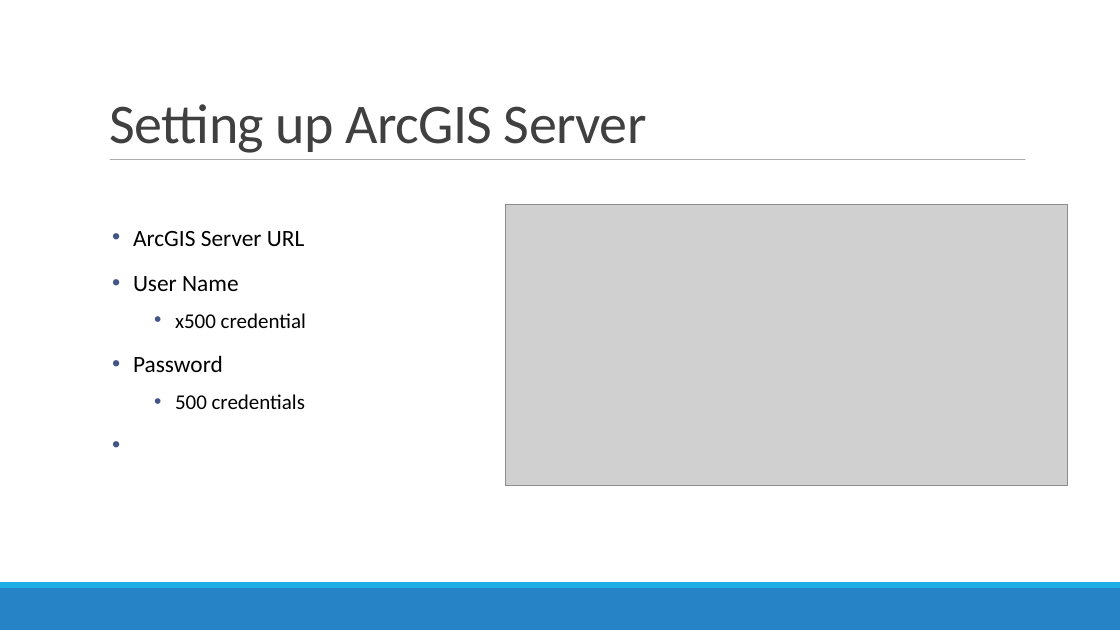
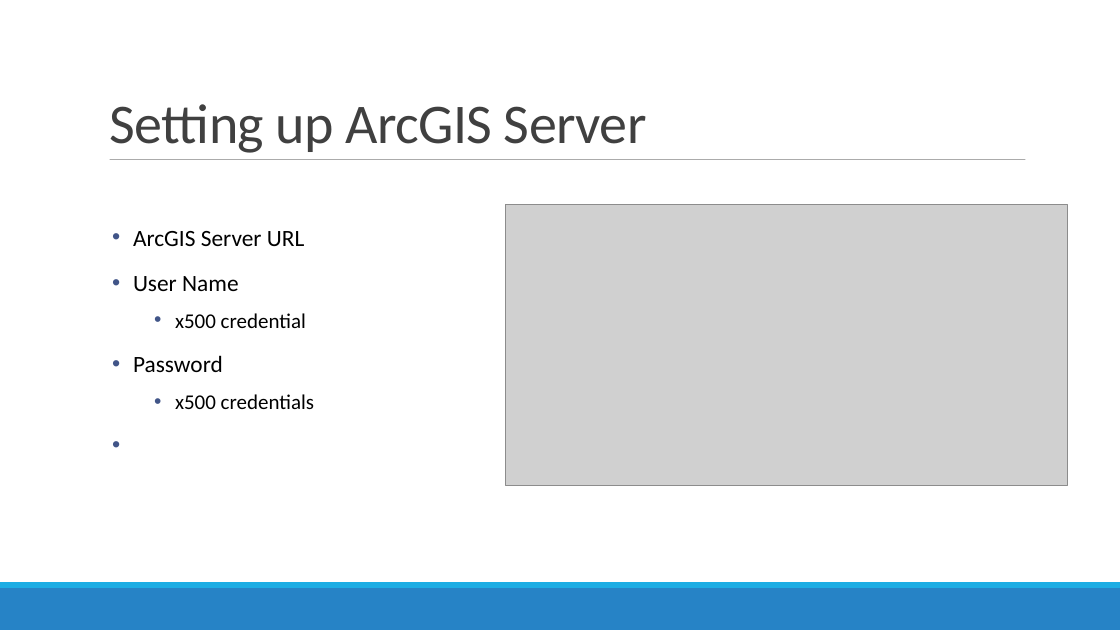
Before and after one commit to MGIS-UMN/GIS5577_week11, a slide deck: slide 5 of Creating_geospatial_services_ArcPro.odp. Drawn at 1120x630 pixels with LibreOffice and Linux fonts; fonts in the diff are those of the drawing; grey boxes stand for pictures. Boxes give left, top, right and bottom in pixels: in the first picture for what was removed or moved away, otherwise in the second. Text is boxed around its words. In the diff, an @@ line names an element or a change of style, - is before the commit and + after.

```diff
--- a/Creating_geospatial_services_ArcPro.odp
+++ b/Creating_geospatial_services_ArcPro.odp
@@ text at bbox=[175, 394, 314, 409]: text changed @@
-  • 500 credentials
+  • x500 credentials
```
Also in this commit, not shown: 1 other slide changed.
